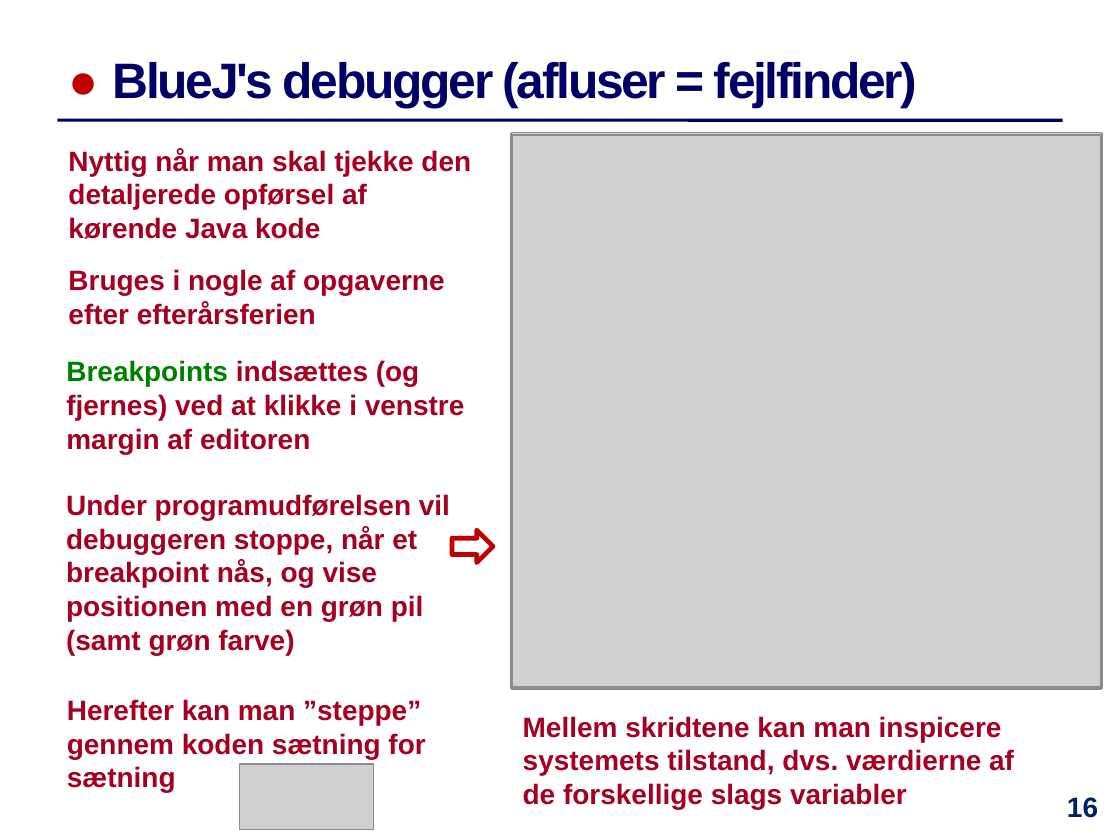
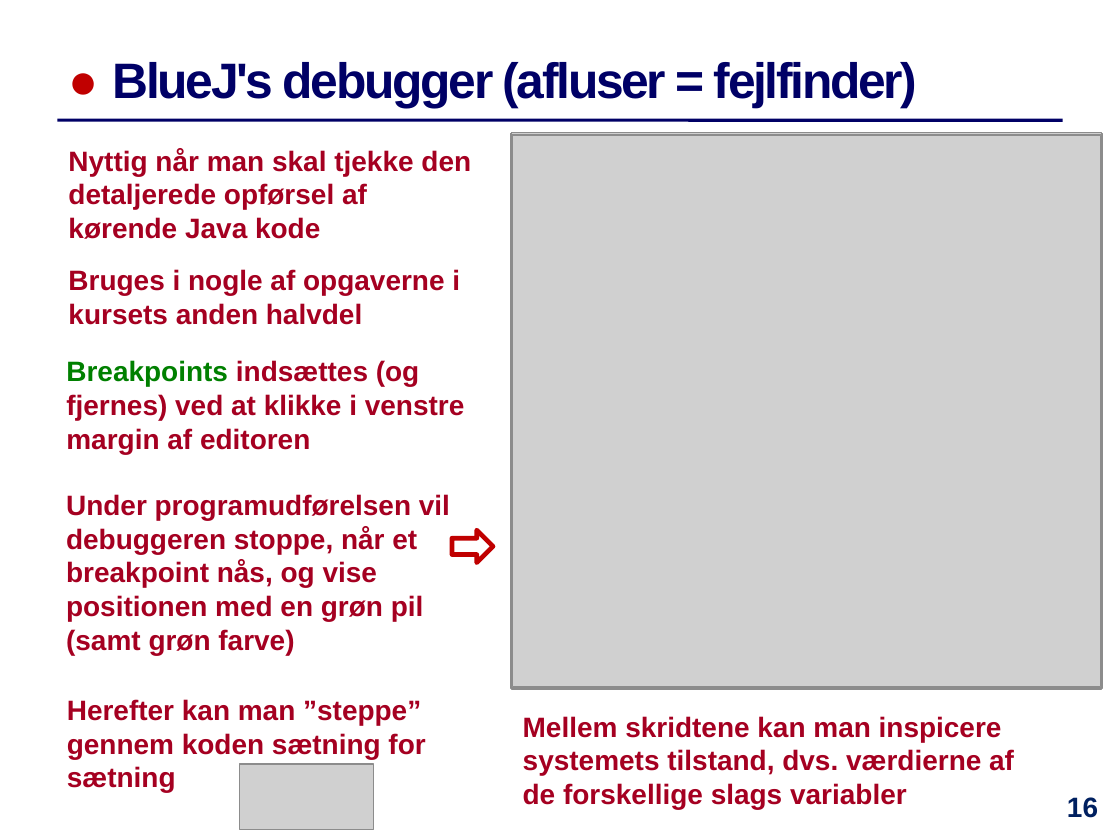
Before and after one commit to IntProgAU/Materiale, a slide deck: slide 16 of web/e21/uge_2b/Slides-Uge2-Torsdag.pptx. Drawn at 1120x840 pixels with LibreOffice and Linux fonts; fonts in the diff are those of the drawing; grey boxes stand for pictures. Boxes give left, top, right and bottom in pixels: in the first picture for what was removed or moved away, otherwise in the second. Text is boxed around its words. In the diff, an @@ line names an element or a change of style, - is before the commit and + after.

```diff
--- a/web/e21/uge_2b/Slides-Uge2-Torsdag.pptx
+++ b/web/e21/uge_2b/Slides-Uge2-Torsdag.pptx
@@ text at bbox=[68, 269, 460, 325]: text changed @@
-Bruges i nogle af opgaverne efter efterårsferien
+Bruges i nogle af opgaverne i kursets anden halvdel
```
Also in this commit, not shown: 3 other slides changed, 5 other files.
